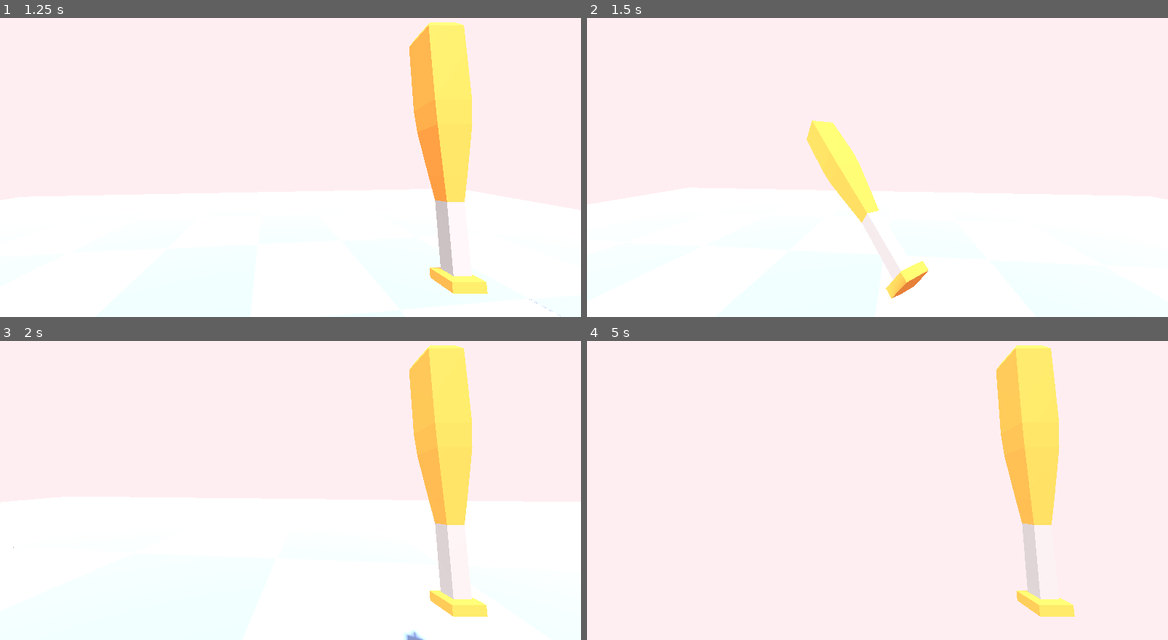
Above: before the commit, frames 1-4 (two rows, left to right).
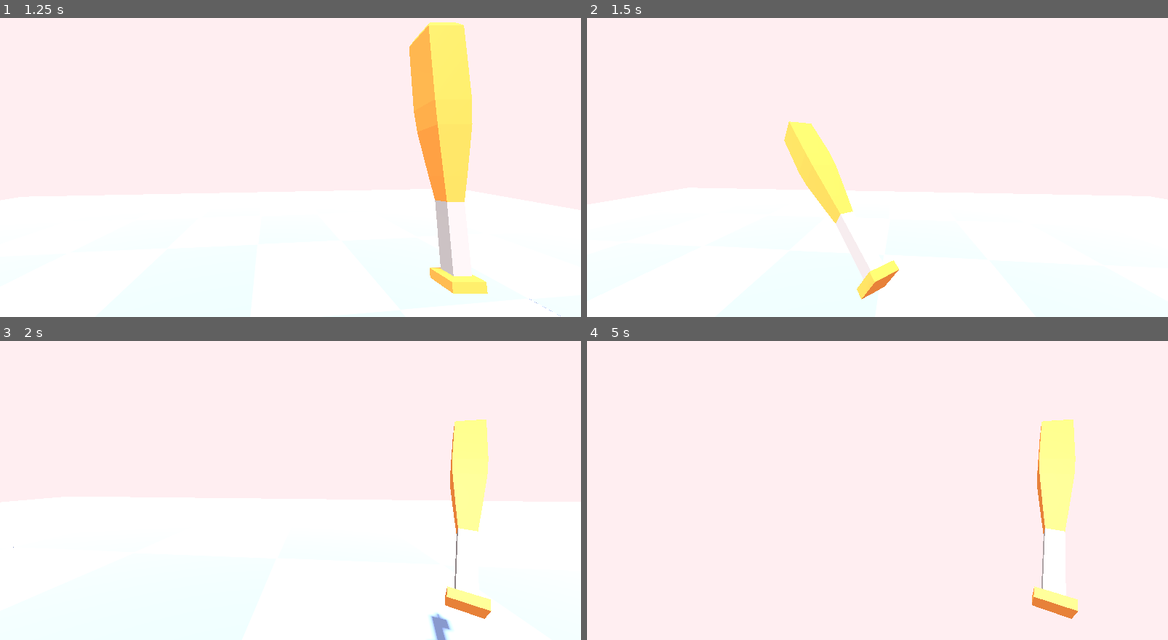
Above: after the commit, the same moments.

Repository: matousposp08/APCompSciGame
Game: Godot game, scene res://scenes/world.tscn
The game is run twice, just before and just after one commit, with the same random seed, the same clock (stepped at 60 frames per second) and the same inputs.
Inputs (mouse positions are in pixels of both pictures, inside the frame that each line leads up to):
- Up to frame 1 (1.25 s): move the mouse to (319, 152) at 0.52 s; press the mouse at (319, 152) at 0.53 s; hold W (move_forward) from 0.53 s (still down); tap Space (move_jump) at 0.77 s
- Up to frame 2 (1.5 s): keep holding W (move_forward); move the mouse to (848, 155) at 1.27 s; release the mouse at (848, 155) at 1.28 s; right-click (848, 155) at 1.35 s
- Up to frame 3 (2 s): keep holding W (move_forward); tap Space (move_jump) at 1.52 s
- Up to frame 4 (5 s): keep holding W (move_forward); move the mouse to (889, 469) at 2.02 s; hold C (move_crouch) 2.03-2.78 s; move the mouse to (871, 481) at 2.77 s; tap Shift (move_sprint) at 2.85 s; tap Space (move_jump) at 3.02, 3.77, 4.52 s; move the mouse to (918, 481) at 3.52 s; press the mouse at (918, 481) at 3.53 s; tap Enter at 4.25 s; move the mouse to (831, 472) at 4.27 s; release the mouse at (831, 472) at 4.28 s; right-click (831, 472) at 4.35 s

Frame 1 is identical in both runs. In frame 2, 4.0% of the frame differs, in the area x 33-59%, y 34-95%; in frame 3, 7.8%, in the area x 69-85%, y 1-100%; in frame 4, 7.4%.

Commit message:
new attk

Diff:
--- a/scenes/player/player.tscn
+++ b/scenes/player/player.tscn
@@ -49,30 +49,29 @@
 
 [sub_resource type="Animation" id="Animation_6bq62"]
 resource_name = "hit2"
-length = 0.7
 tracks/0/type = "value"
 tracks/0/imported = false
 tracks/0/enabled = true
-tracks/0/path = NodePath(".:rotation")
+tracks/0/path = NodePath(".:position")
 tracks/0/interp = 1
 tracks/0/loop_wrap = true
 tracks/0/keys = {
-"times": PackedFloat32Array(0, 0.2, 0.5),
-"transitions": PackedFloat32Array(1, 1, 1),
+"times": PackedFloat32Array(0, 0.2, 0.4, 0.8),
+"transitions": PackedFloat32Array(1, 1, 1, 1),
 "update": 0,
-"values": [Vector3(-0.123918, 0, 0), Vector3(-1.44608, 1.17574, 0), Vector3(-0.123918, 0, 0)]
+"values": [Vector3(0.7, -0.515, -0.9), Vector3(-0.511412, -0.515, -0.9), Vector3(0.791441, -0.515, -0.9), Vector3(0.7, -0.515, -0.9)]
 }
 tracks/1/type = "value"
 tracks/1/imported = false
 tracks/1/enabled = true
-tracks/1/path = NodePath(".:position")
+tracks/1/path = NodePath(".:rotation")
 tracks/1/interp = 1
 tracks/1/loop_wrap = true
 tracks/1/keys = {
-"times": PackedFloat32Array(0, 0.2, 0.5),
-"transitions": PackedFloat32Array(1, 1, 1),
+"times": PackedFloat32Array(0, 0.2, 0.4, 0.8),
+"transitions": PackedFloat32Array(1, 1, 1, 1),
 "update": 0,
-"values": [Vector3(0.7, -0.515, -0.9), Vector3(-0.3, -0.515, -0.9), Vector3(0.7, -0.515, -0.9)]
+"values": [Vector3(-0.123918, 0, 0), Vector3(-1.46588, 1.24613, 0), Vector3(-1.38542, -1.21983, -0.210277), Vector3(-0.123918, 0, 0)]
 }
 
 [sub_resource type="AnimationLibrary" id="AnimationLibrary_n7l5m"]
